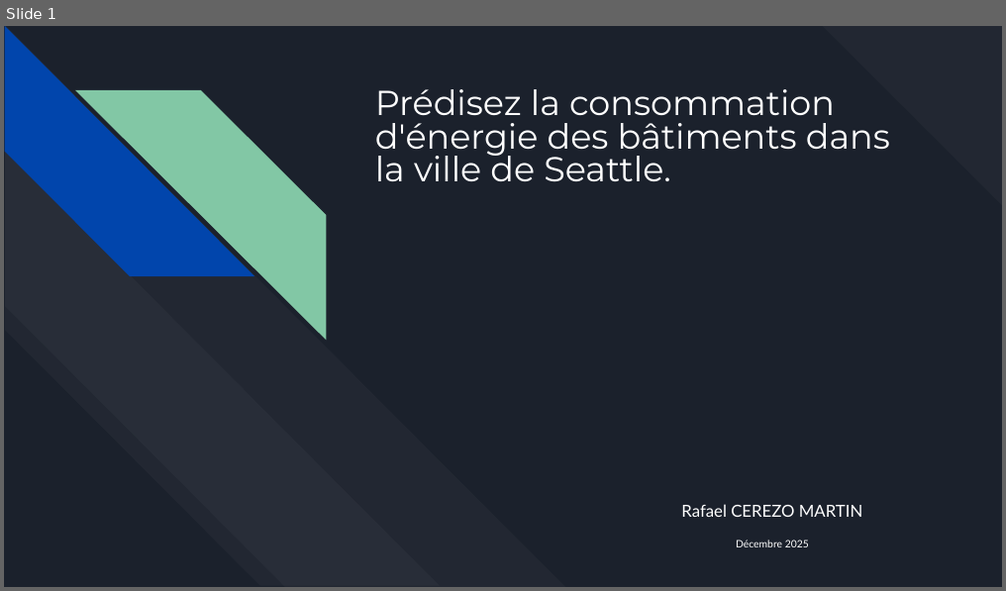
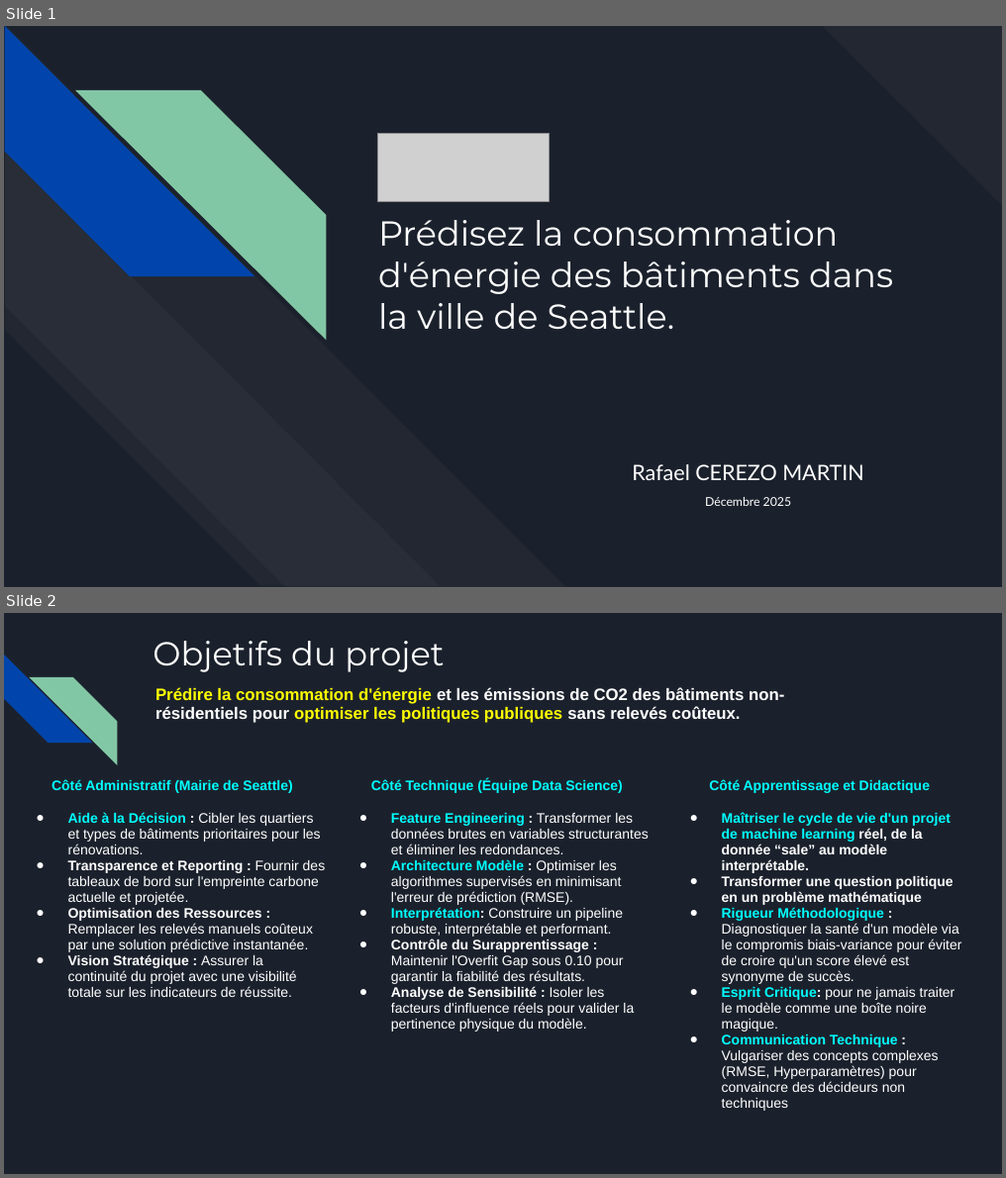
Before and after one commit to racemartin/m3_ocr, a slide deck: doc/Support_de_présentation_COnsomation_Energie_Seattle.pptx. Shown one above the other, each under a label of ours: slide 1 before the commit, slides 1 and 2 after it. The pictures are 1006x591 and 1006x1178 pixels, drawn with LibreOffice and Linux fonts; fonts in the diff are those of the drawing; grey boxes stand for pictures. Boxes give left, top, right and bottom in pixels: in the first picture for what was removed or moved away, otherwise in the second. Text is boxed around its words. In the diff, an @@ line names an element or a change of style, - is before the commit and + after.

```diff
--- a/doc/Support_de_présentation_COnsomation_Energie_Seattle.pptx
+++ b/doc/Support_de_présentation_COnsomation_Energie_Seattle.pptx
@@ slide 2 added at [4,613,1002,1174], background #1B212C @@
@@ title added at [152,641,444,672], 24 pt, text #FFFFFF @@
+Objetifs du projet
@@ diag stripe added at [4,655,92,743], fill #0145AC @@
@@ diag stripe added at [29,677,117,764], fill #82C7A5 @@
@@ text added at [155,687,784,723], 12 pt, text #FFFFFF, bold @@
+Prédire la consommation d'énergie et les émissions de CO2 des bâtiments non-résidentiels pour optimiser les politiques publiques sans relevés coûteux.
@@ text added at [52,779,326,997], 10 pt, text #FFFFFF @@
+Côté Administratif (Mairie de Seattle)
+● Aide à la Décision : Cibler les quartiers et types de bâtiments prioritaires pour les rénovations.
+● Transparence et Reporting : Fournir des tableaux de bord sur l'empreinte carbone actuelle et projetée.
+● Optimisation des Ressources : Remplacer les relevés manuels coûteux par une solution prédictive instantanée.
+● Vision Stratégique : Assurer la continuité du projet avec une visibilité totale sur les indicateurs de réussite.
@@ text added at [371,779,648,1032], 10 pt, text #FFFFFF @@
+Côté Technique (Équipe Data Science)
+● Feature Engineering : Transformer les données brutes en variables structurantes et éliminer les redondances.
+● Architecture Modèle : Optimiser les algorithmes supervisés en minimisant l'erreur de prédiction (RMSE).
+● Interprétation: Construire un pipeline robuste, interprétable et performant.
+● Contrôle du Surapprentissage : Maintenir l'Overfit Gap sous 0.10 pour garantir la fiabilité des résultats.
+● Analyse de Sensibilité : Isoler les facteurs d'influence réels pour valider la pertinence physique du modèle.
@@ text added at [709,779,961,1111], 10 pt, text #FFFFFF @@
+Côté Apprentissage et Didactique
+● Maîtriser le cycle de vie d'un projet de machine learning réel, de la donnée “sale” au modèle interprétable.
+● Transformer une question politique en un problème mathématique
+● Rigueur Méthodologique : Diagnostiquer la santé d'un modèle via le compromis biais-variance pour éviter de croire qu'un score élevé est synonyme de succès.
+● Esprit Critique: pour ne jamais traiter le modèle comme une boîte noire magique.
+● Communication Technique : Vulgariser des concepts complexes (RMSE, Hyperparamètres) pour convaincre des décideurs non techniques
@@ slide 1 changed as well @@
@@ picture added at [378,133,548,201] @@
@@ title "Prédisez la consommation d'énergie des ...": place and size @@
-title "Prédisez la consommation d'énergie des ..." at [375,89,890,181]
+title "Prédisez la consommation d'énergie des ..." at [378,220,893,329]
@@ title "Prédisez la consommation d'énergie des ..." at [378,220,893,329]: line spacing 0.8 to 1; less space between paragraphs @@
@@ subtitle "Rafael CEREZO MARTIN": place and size @@
-subtitle "Rafael CEREZO MARTIN" at [681,504,862,548]
+subtitle "Rafael CEREZO MARTIN" at [632,465,864,506]
@@ subtitle "Rafael CEREZO MARTIN" at [632,465,864,506]: size 12 to 15.4 pt in "Rafael CEREZO MARTIN"; size 7.4 to 8.8 pt in "Décembre 2025"; line spacing 0.9 to 0.8 @@
```
Also in this commit, not shown: 1 other slide changed, 32 other slides added, 14 slides removed.
